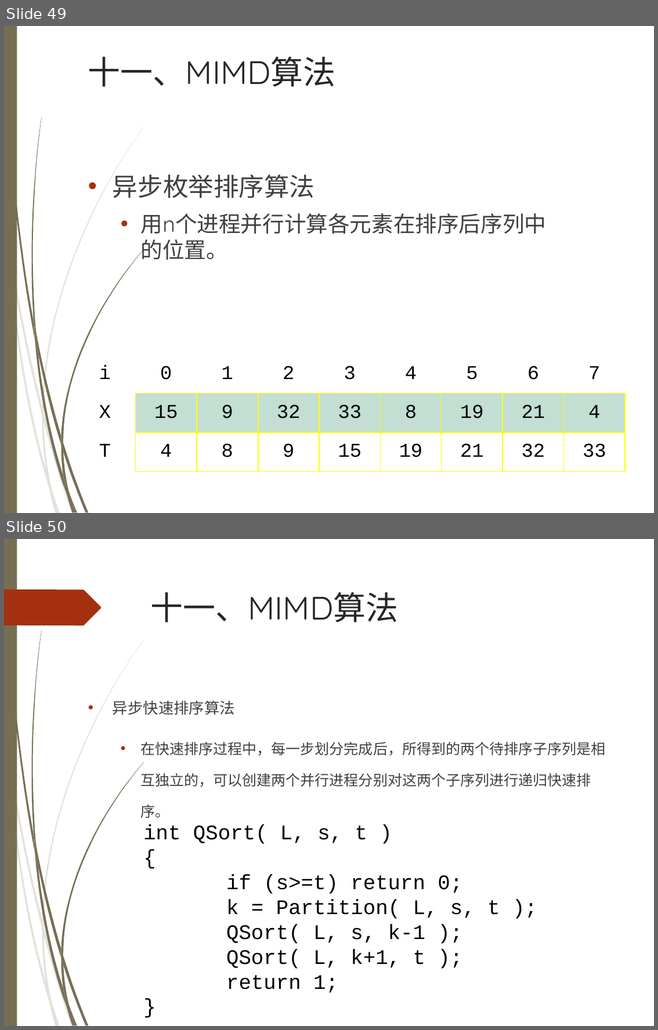
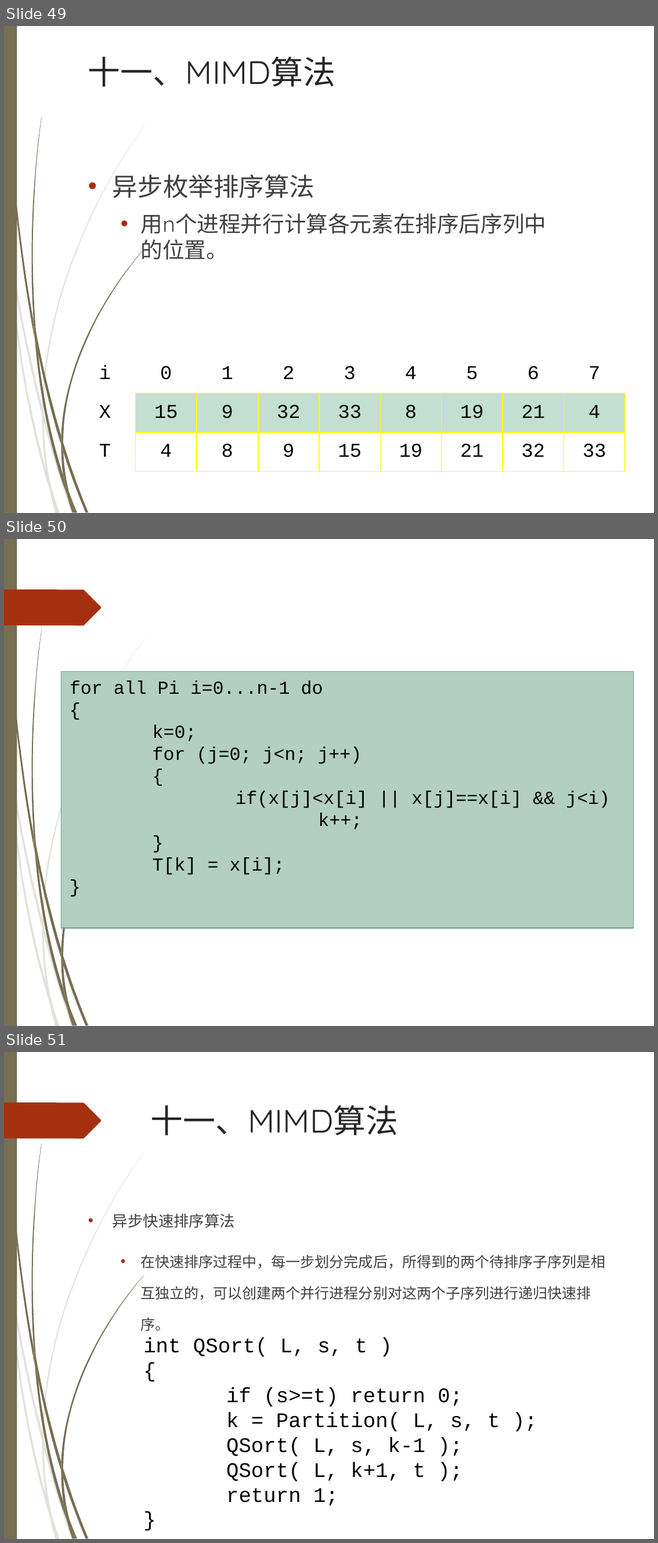
Before and after one commit to TeacherPeng/Parallel, a slide deck: 教案/并行算法.pptx. Shown one above the other, each under a label of ours: slides 49 and 50 before the commit, slides 49, 50 and 51 after it. The pictures are 658x1030 and 658x1543 pixels, drawn with LibreOffice and Linux fonts; fonts in the diff are those of the drawing; background and template pictures are left out. Boxes give left, top, right and bottom in pixels: in the first picture for what was removed or moved away, otherwise in the second. Text is boxed around its words. In the diff, an @@ line names an element or a change of style, - is before the commit and + after.

```diff
--- a/教案/并行算法.pptx
+++ b/教案/并行算法.pptx
@@ slide 50 added at [4, 539, 654, 1026], background picture (left out); not listed: 25 template elements that a slide beside it also shows @@
@@ rectangle added at [61, 672, 633, 928], fill #B3CFC2, outline #65A48B 0.75 pt, 16 pt, text #000000 @@
+for all Pi i=0...n-1 do
+{
+k=0;
+for (j=0; j<n; j++)
+{
+if(x[j]<x[i] || x[j]==x[i] && j<i)
+k++;
+}
+T[k] = x[i];
+}
@@ what was slide 50 is now slide 51 @@
```
Also in this commit, not shown: 1 slide changed, 2 other slides added.
